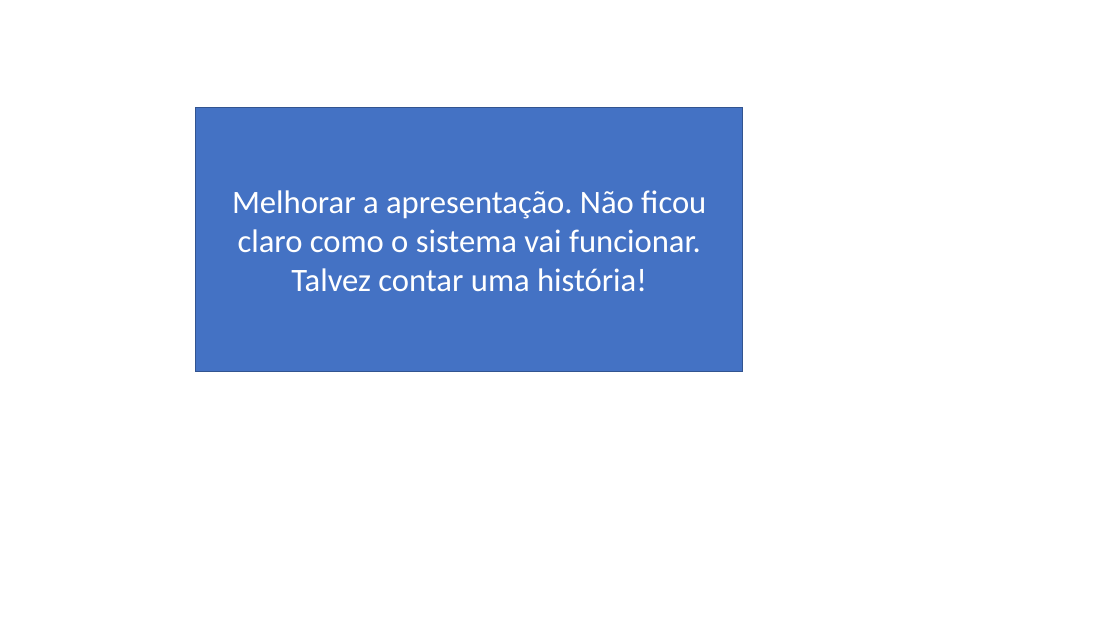
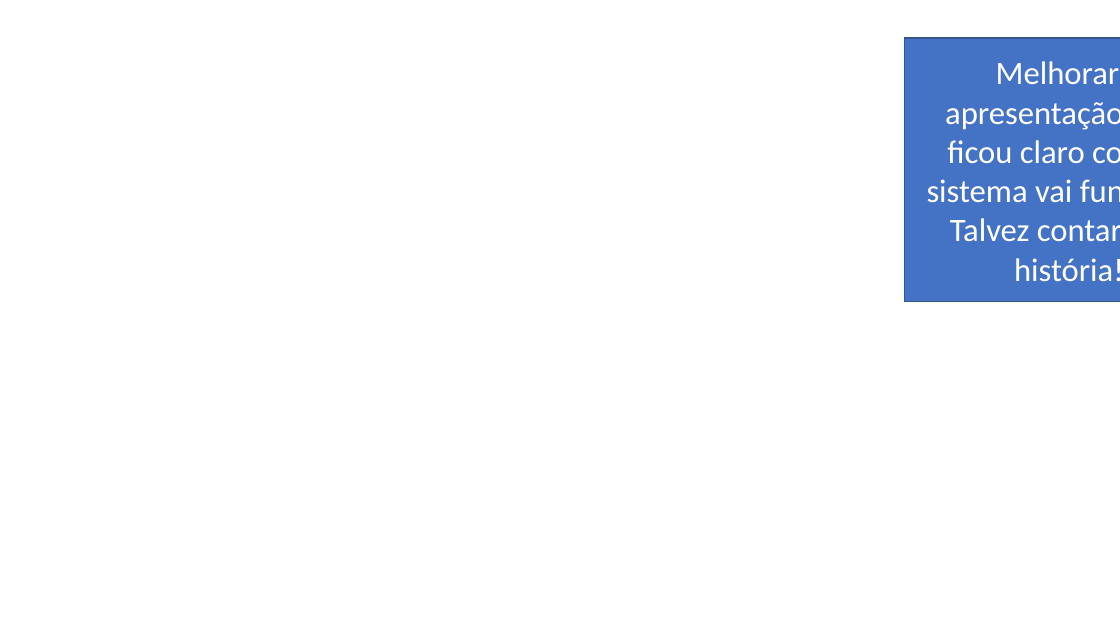
Before and after one commit to rnappi/ftt-tcc, a slide deck: slide 9 of apresentacao/apresentacao.pptx. Drawn at 1120x630 pixels with LibreOffice and Linux fonts; fonts in the diff are those of the drawing; background and template pictures are left out. Boxes give left, top, right and bottom in pixels: in the first picture for what was removed or moved away, otherwise in the second. Text is boxed around its words. In the diff, an @@ line names an element or a change of style, - is before the commit and + after.

```diff
--- a/apresentacao/apresentacao.pptx
+++ b/apresentacao/apresentacao.pptx
@@ rectangle "Melhorar a apresentação. Não ficou ...": place and size @@
-rectangle "Melhorar a apresentação. Não ficou ..." at <box>196,108,744,371</box>
+rectangle "Melhorar a apresentação. Não ficou ..." at <box>905,38,1120,302</box>
```
Also in this commit, not shown: 2 slides added, 2 slides removed, 3 other files.
